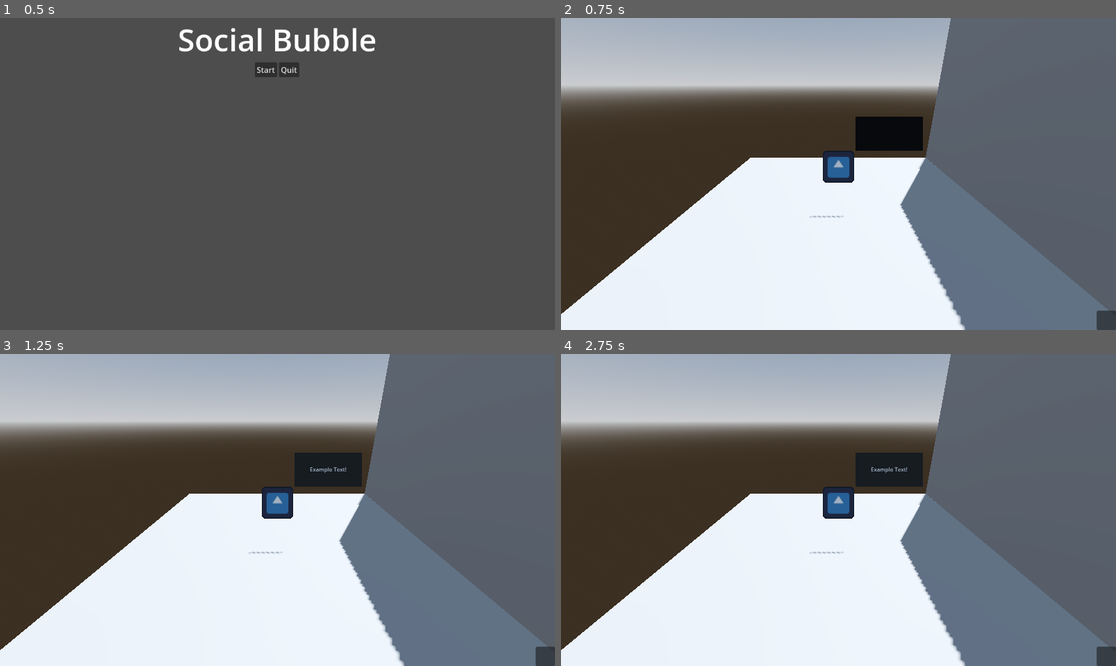
Above: before the commit, frames 1-4 (two rows, left to right).
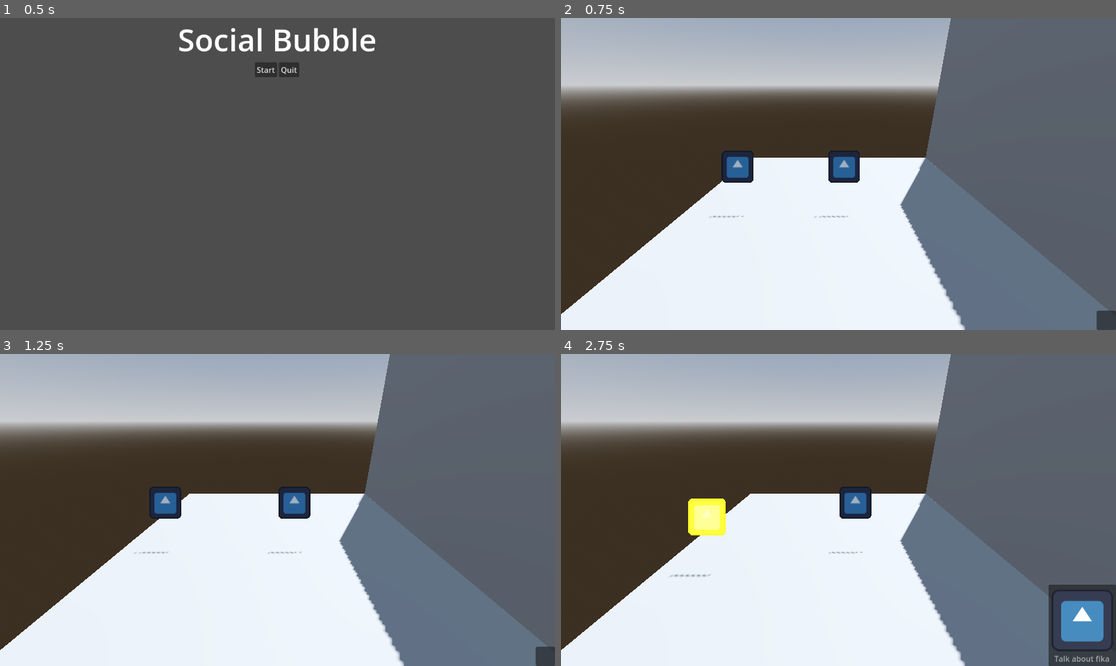
Above: after the commit, the same moments.

Repository: EAinsley/globalgamejam
Game: Godot game, scene res://scenes/start_menu.tscn
The game is run twice, just before and just after one commit, with the same random seed, the same clock (stepped at 60 frames per second) and the same inputs. The project has no main scene, so this scene is started directly. The engine's default icon, where the game draws it, is replaced by a stand-in: a white triangle on a blue panel in a dark square.
Inputs (mouse positions are in pixels of both pictures, inside the frame that each line leads up to):
- Up to frame 1 (0.5 s): no input
- Up to frame 2 (0.75 s): click "Start" at 0.5 s
- Up to frame 3 (1.25 s): no input
- Up to frame 4 (2.75 s): tap Enter at 1.25 s; move the mouse to (960, 494) at 1.27 s; press the mouse at (960, 494) at 1.28 s; hold D (move_right) 1.28-2.03 s; tap Space at 2 s; move the mouse to (727, 525) at 2.02 s; release the mouse at (727, 525) at 2.03 s; hold S (move_down) from 2.03 s (still down); click (727, 525) at 2.1 s

Frame 1 is identical in both runs. In frame 2, 2.3% of the frame differs, in the area x 26-66%, y 31-64%; in frame 3, 2.7%; in frame 4, 5.9%, in the area x 19-100%, y 31-100%.

Commit message:
Now we can see the dialogue

Diff:
--- a/Characters/characer_click_3d.tscn
+++ b/Characters/characer_click_3d.tscn
@@ -57,6 +57,7 @@
 
 [node name="Dialogue" type="MeshInstance3D" parent="."]
 transform = Transform3D(1, 0, 0, 0, 1, 0, 0, 0, 1, 1.49179, 1.05048, 0)
+visible = false
 mesh = SubResource("QuadMesh_omau8")
 script = ExtResource("3_jlg1v")
 
--- a/resources/animal_small.tres
+++ /dev/null
@@ -1,23 +0,0 @@
-[gd_resource type="Resource" load_steps=3 format=3 uid="uid://p2uvcc0hibf5"]
-
-[ext_resource type="Texture2D" uid="uid://rru0n4ehkkhx" path="res://icon.svg" id="1_ka6rn"]
-
-[sub_resource type="GDScript" id="GDScript_5mn6u"]
-script/source = "extends Resource
-class_name SmallTalk
-
-@export var name: StringName
-@export var good_responses: Array[String]
-@export var bad_responses: Array[String]
-@export var medium_reponses: Array[String] # might not needed
-@export var icon: CompressedTexture2D
-"
-
-[resource]
-script = SubResource("GDScript_5mn6u")
-name = &"Talk about animals"
-good_responses = Array[String](["I like animals."])
-bad_responses = Array[String](["Don't talk to me like that."])
-medium_reponses = Array[String](["Fine."])
-icon = ExtResource("1_ka6rn")
-metadata/_custom_type_script = SubResource("GDScript_5mn6u")
--- a/scenes/level_3d.tscn
+++ b/scenes/level_3d.tscn
@@ -1,10 +1,11 @@
-[gd_scene load_steps=13 format=3 uid="uid://clttg52282go4"]
+[gd_scene load_steps=17 format=3 uid="uid://clttg52282go4"]
 
 [ext_resource type="PackedScene" uid="uid://dtefnyaagiua2" path="res://Characters/character_manager_3d.tscn" id="1_cy78i"]
 [ext_resource type="PackedScene" uid="uid://dvdoki62xebsy" path="res://Characters/characer_click_3d.tscn" id="2_cy78i"]
 [ext_resource type="PackedScene" uid="uid://btvuk3kqs6vsc" path="res://scenes/anction_list_ui.tscn" id="3_hqk1j"]
 [ext_resource type="Script" uid="uid://ciouolf0du6i7" path="res://resources/small_talk.gd" id="3_mta3c"]
 [ext_resource type="PackedScene" uid="uid://bmnyx3nu78xpt" path="res://scenes/in_game_menu.tscn" id="3_qa8vf"]
+[ext_resource type="Script" uid="uid://g83osdtyc5h7" path="res://resources/small_response.gd" id="5_0352p"]
 [ext_resource type="Resource" uid="uid://dlba7bdcobv4s" path="res://resources/fika_talk.tres" id="5_mta3c"]
 [ext_resource type="Resource" uid="uid://bj6jokgia4psx" path="res://resources/bird_talk.tres" id="5_rsk3g"]
 
@@ -20,6 +21,24 @@
 sky = SubResource("Sky_cy78i")
 tonemap_mode = 2
 glow_enabled = true
+
+[sub_resource type="Resource" id="Resource_rsk3g"]
+script = ExtResource("5_0352p")
+small_talk = ExtResource("5_rsk3g")
+response_type = 0
+metadata/_custom_type_script = ExtResource("5_0352p")
+
+[sub_resource type="Resource" id="Resource_0352p"]
+script = ExtResource("5_0352p")
+small_talk = ExtResource("5_rsk3g")
+response_type = 0
+metadata/_custom_type_script = ExtResource("5_0352p")
+
+[sub_resource type="Resource" id="Resource_1f0us"]
+script = ExtResource("5_0352p")
+small_talk = ExtResource("5_mta3c")
+response_type = 1
+metadata/_custom_type_script = ExtResource("5_0352p")
 
 [sub_resource type="BoxMesh" id="BoxMesh_cy78i"]
 size = Vector3(10, 0.1, 10)
@@ -40,6 +59,12 @@
 
 [node name="CharacterClick3D2" parent="CharacterManager3D" instance=ExtResource("2_cy78i")]
 action_list = Array[ExtResource("3_mta3c")]([ExtResource("5_rsk3g"), ExtResource("5_mta3c")])
+response_list = Array[ExtResource("5_0352p")]([SubResource("Resource_rsk3g")])
+
+[node name="CharacterClick3D3" parent="CharacterManager3D" instance=ExtResource("2_cy78i")]
+transform = Transform3D(1, 0, 0, 0, 1, 0, 0, 0, 1, -3, 0, 0)
+action_list = Array[ExtResource("3_mta3c")]([ExtResource("5_mta3c")])
+response_list = Array[ExtResource("5_0352p")]([SubResource("Resource_0352p"), SubResource("Resource_1f0us")])
 
 [node name="Camera3D" type="Camera3D" parent="."]
 transform = Transform3D(1, 0, 0, 0, 0.916153, 0.400829, 0, -0.400829, 0.916153, 0, 2.35781, 5.9578)
--- a/scripts/characters/character_click_3d.gd
+++ b/scripts/characters/character_click_3d.gd
@@ -8,6 +8,7 @@
 @export var interaction_distance: float = 5.
 @export var action_list: Array[SmallTalk]
 @export var response_list: Array[SmallResponse]
+@export var default_text: String = "Who are you?"
 
 var velocity_xy := Vector2(0.0, 0.0)
 var colliding_characters : Array[CharacterClick3D] = []
@@ -59,14 +60,24 @@
 	print("picked ", name)
 	selected = true
 
-func interact(character: CharacterClick3D,  action: SmallTalk) -> bool:
+func talked_by(character: CharacterClick3D,  action: SmallTalk) -> bool:
 	print("interact")
 	if character.position.distance_squared_to(position) > interaction_distance_square:
-		dialogue.say("Too far")
+		character.dialogue.say("Too far")
 		return false
 	for response in response_list:
+		print("trying ", character.response_list.size(), " ", response.small_talk.name)
 		if response.small_talk.name == action.name:
-			print("He think it's: ", response.response_type)
+			print("found response")
+			match response.response_type:
+				SmallResponse.RESPONSE_TYPE.GOOD:
+					dialogue.say(response.small_talk.good_responses.pick_random())
+				SmallResponse.RESPONSE_TYPE.BAD:
+					dialogue.say(response.small_talk.bad_responses.pick_random())
+				SmallResponse.RESPONSE_TYPE.MEDIUM:
+					dialogue.say(response.small_talk.medium_reponses.pick_random())
+			return true
+	dialogue.say(default_text)
 	return true
 
 
--- a/scripts/characters/character_manager_3d.gd
+++ b/scripts/characters/character_manager_3d.gd
@@ -32,7 +32,7 @@
 		new_character.pick()
 		character_picked = new_character
 	else:
-		character_picked.interact(new_character, action_picked)
+		new_character.talked_by(character_picked, action_picked)
 
 
 	_set_item_list_ui()
